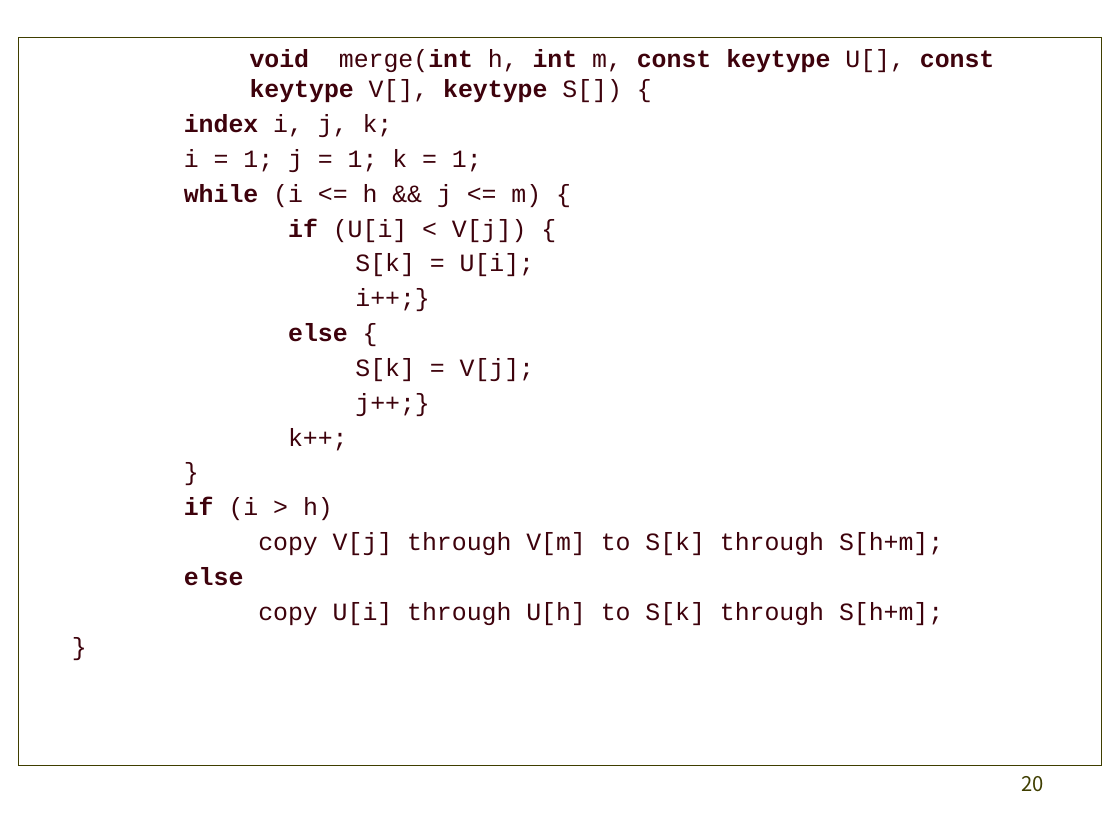
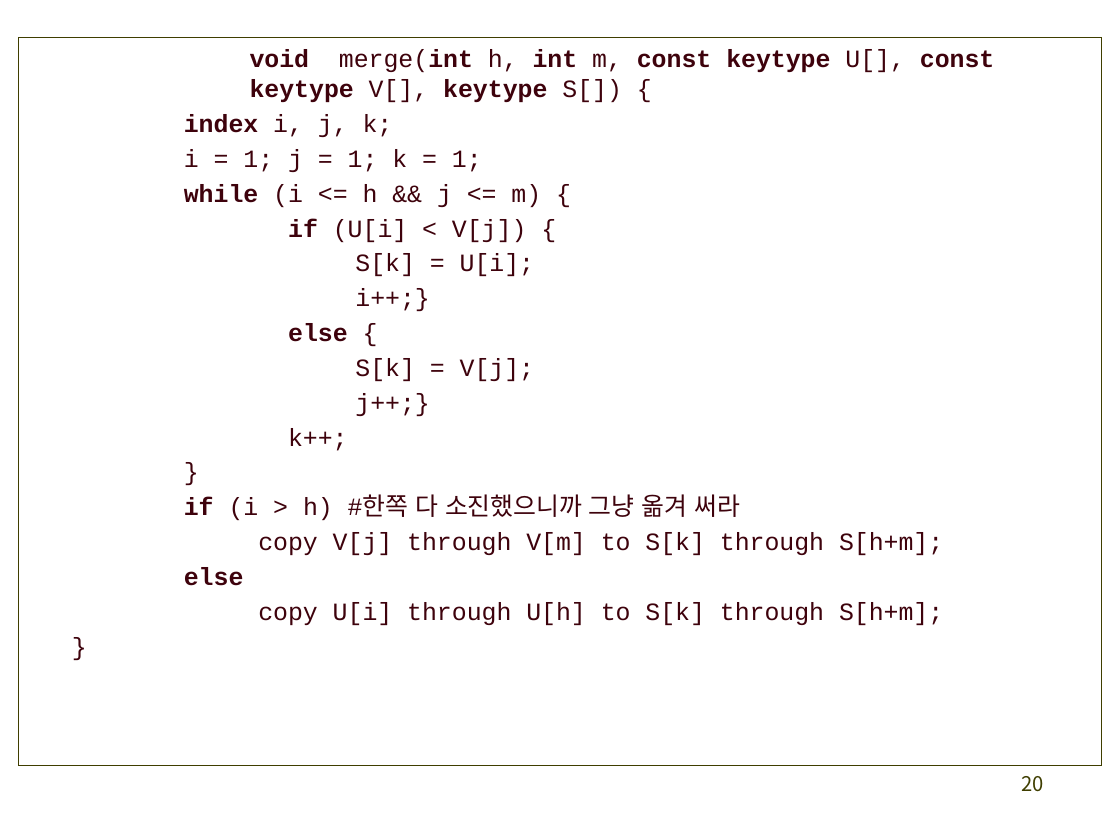
Before and after one commit to exopas95/Algorithms, a slide deck: slide 20 of Lecture Note/ch2_divide_conquer.pptx. Drawn at 1120x840 pixels with LibreOffice and Linux fonts; fonts in the diff are those of the drawing. Boxes give left, top, right and bottom in pixels: in the first picture for what was removed or moved away, otherwise in the second. Text is boxed around its words. In the diff, an @@ line names an element or a change of style, - is before the commit and + after.

```diff
--- a/Lecture Note/ch2_divide_conquer.pptx
+++ b/Lecture Note/ch2_divide_conquer.pptx
@@ text at [184,494,740,520]: text changed @@
-if (i > h)
+if (i > h) #한쪽 다 소진했으니까 그냥 옮겨 써라
```
Also in this commit, not shown: 18 other slides changed.
